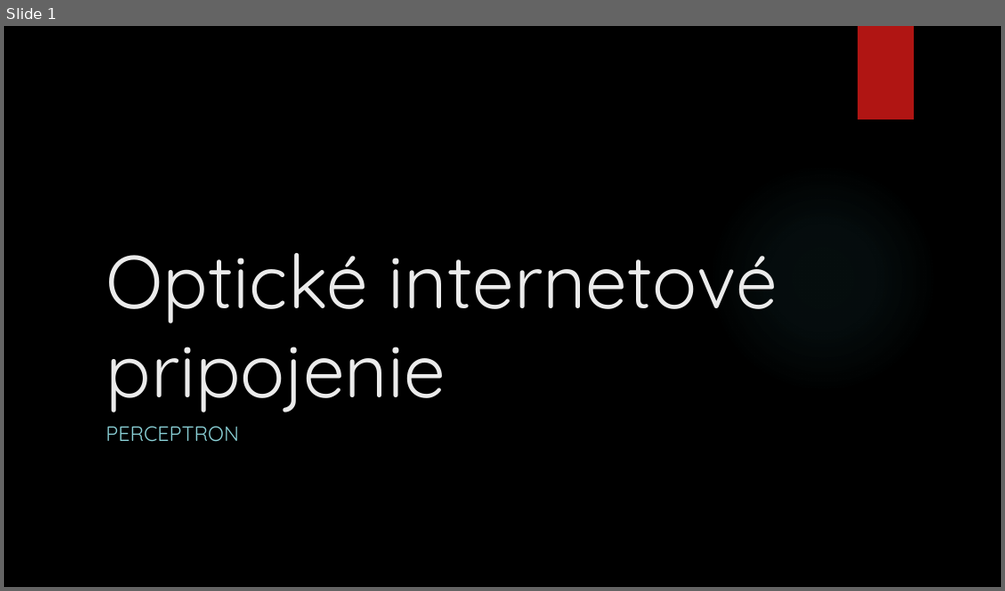
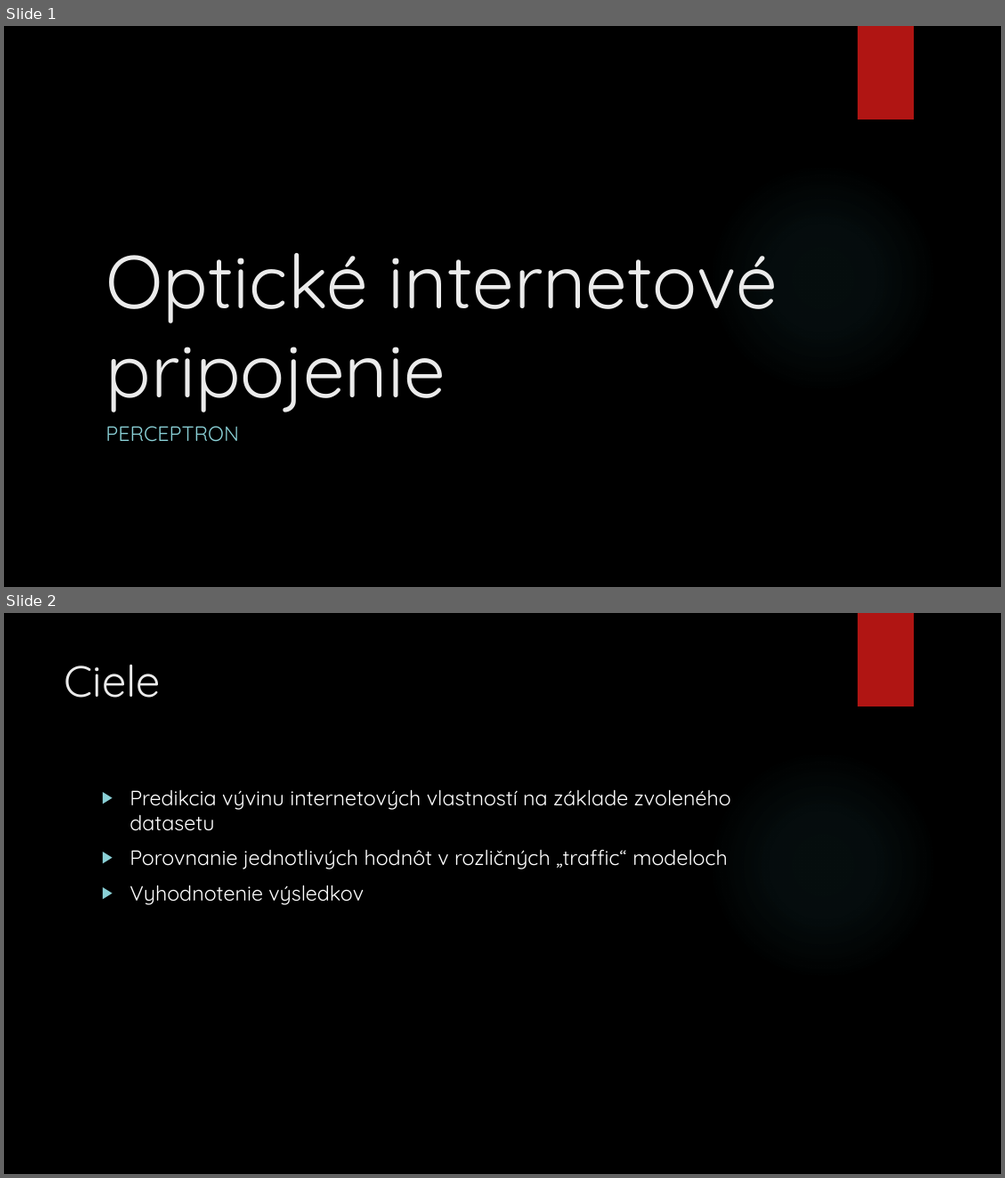
Before and after one commit to georgeob/Centes_NS2020, a slide deck: projekt_Centes.pptx. Shown one above the other, each under a label of ours: slide 1 before the commit, slides 1 and 2 after it. The pictures are 1005x591 and 1005x1178 pixels, drawn with LibreOffice and Linux fonts; fonts in the diff are those of the drawing; background and template pictures are left out. Boxes give left, top, right and bottom in pixels: in the first picture for what was removed or moved away, otherwise in the second. Text is boxed around its words. In the diff, an @@ line names an element or a change of style, - is before the commit and + after.

```diff
--- a/projekt_Centes.pptx
+++ b/projekt_Centes.pptx
@@ slide 2 added at <box>4,613,1001,1174</box>, background picture (left out); not listed: 2 template elements that a slide beside it also shows @@
@@ title added at <box>65,664,161,698</box>, 42 pt, text #EBEBEB @@
+Ciele
@@ text added at <box>129,789,731,905</box>, 20 pt, text #FFFFFF @@
+▶ Predikcia vývinu internetových vlastností na základe zvoleného datasetu
+▶ Porovnanie jednotlivých hodnôt v rozličných „traffic“ modeloch
+▶ Vyhodnotenie výsledkov
```
Also in this commit, not shown: 4 slides changed, 5 other slides added, 2 slides removed.
